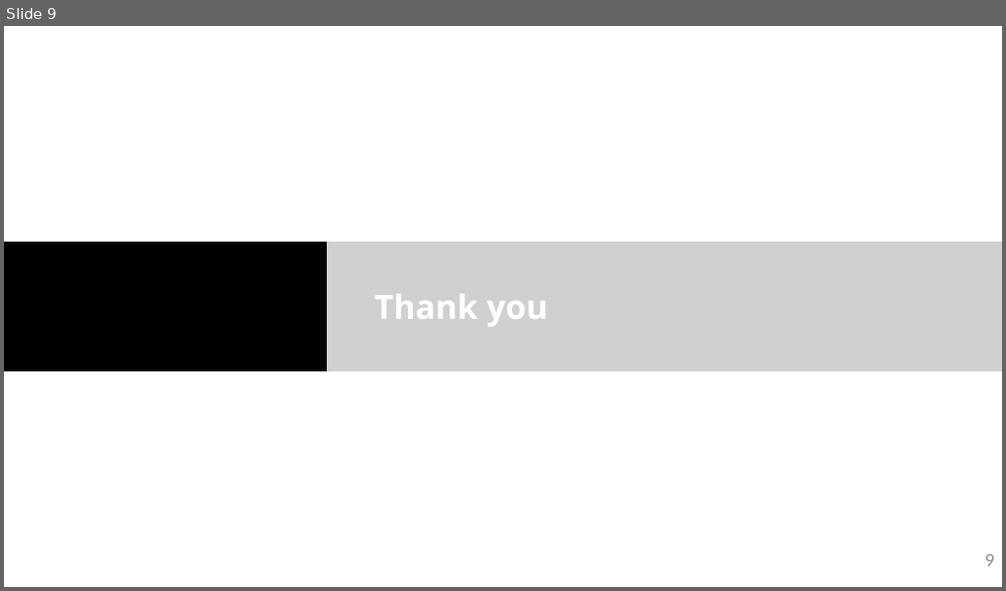
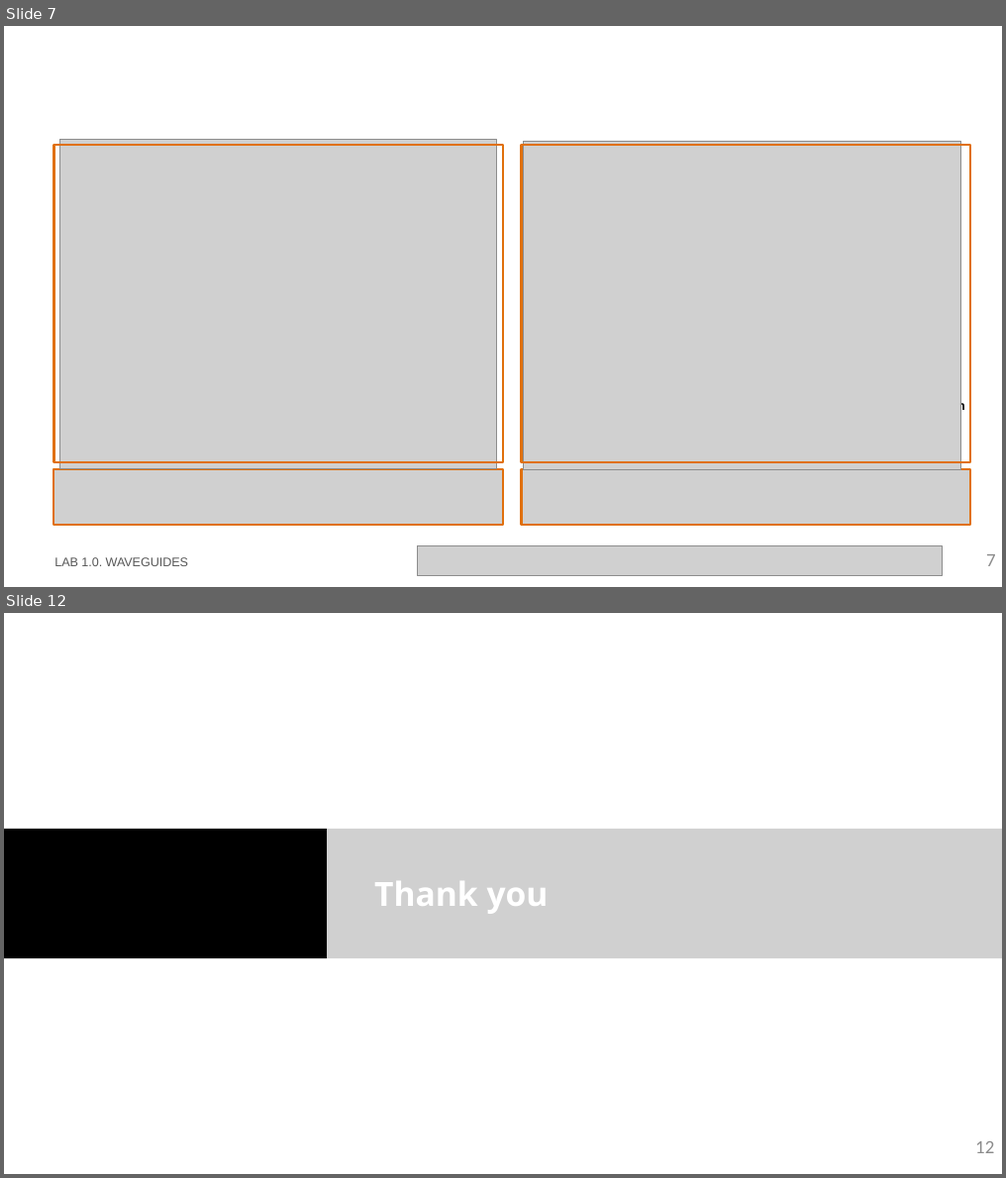
Before and after one commit to niospinamev2/pic-upv-lab1, a slide deck: LabBook_10.pptx. Shown one above the other, each under a label of ours: slide 9 before the commit, slides 7 and 12 after it; the slides between them are not shown. The pictures are 1006x591 and 1006x1178 pixels, drawn with LibreOffice and Linux fonts; fonts in the diff are those of the drawing; grey boxes stand for pictures; background and template pictures are left out. Boxes give left, top, right and bottom in pixels: in the first picture for what was removed or moved away, otherwise in the second. Text is boxed around its words. In the diff, an @@ line names an element or a change of style, - is before the commit and + after.

```diff
--- a/LabBook_10.pptx
+++ b/LabBook_10.pptx
@@ slide 7 added at (x1=4, y1=26, x2=1002, y2=587), background #FFFFFF @@
@@ rectangle added at (x1=54, y1=144, x2=503, y2=463), outline #E0700D 2.25 pt @@
@@ picture added at (x1=59, y1=140, x2=497, y2=470) @@
@@ rectangle added at (x1=522, y1=144, x2=970, y2=463), outline #E0700D 2.25 pt @@
@@ picture added at (x1=524, y1=141, x2=960, y2=470) @@
@@ text added at (x1=926, y1=400, x2=965, y2=413), 12 pt, text #000000, bold @@
+slab: 150nm
@@ picture added at (x1=54, y1=470, x2=503, y2=525) @@
@@ picture added at (x1=522, y1=470, x2=970, y2=525) @@
@@ text added at (x1=54, y1=558, x2=188, y2=567), 12 pt, text #585858 @@
+LAB 1.0. WAVEGUIDES
@@ picture added at (x1=417, y1=547, x2=943, y2=576) @@
@@ page number added at (x1=986, y1=555, x2=996, y2=567), 18 pt, text #8C8C8C @@
+7
@@ what was slide 9 is now slide 12 @@
@@ page number at (x1=975, y1=1142, x2=994, y2=1154): text changed @@
-9
+12
```
Also in this commit, not shown: 5 slides changed, 2 other slides added, 15 other files.
